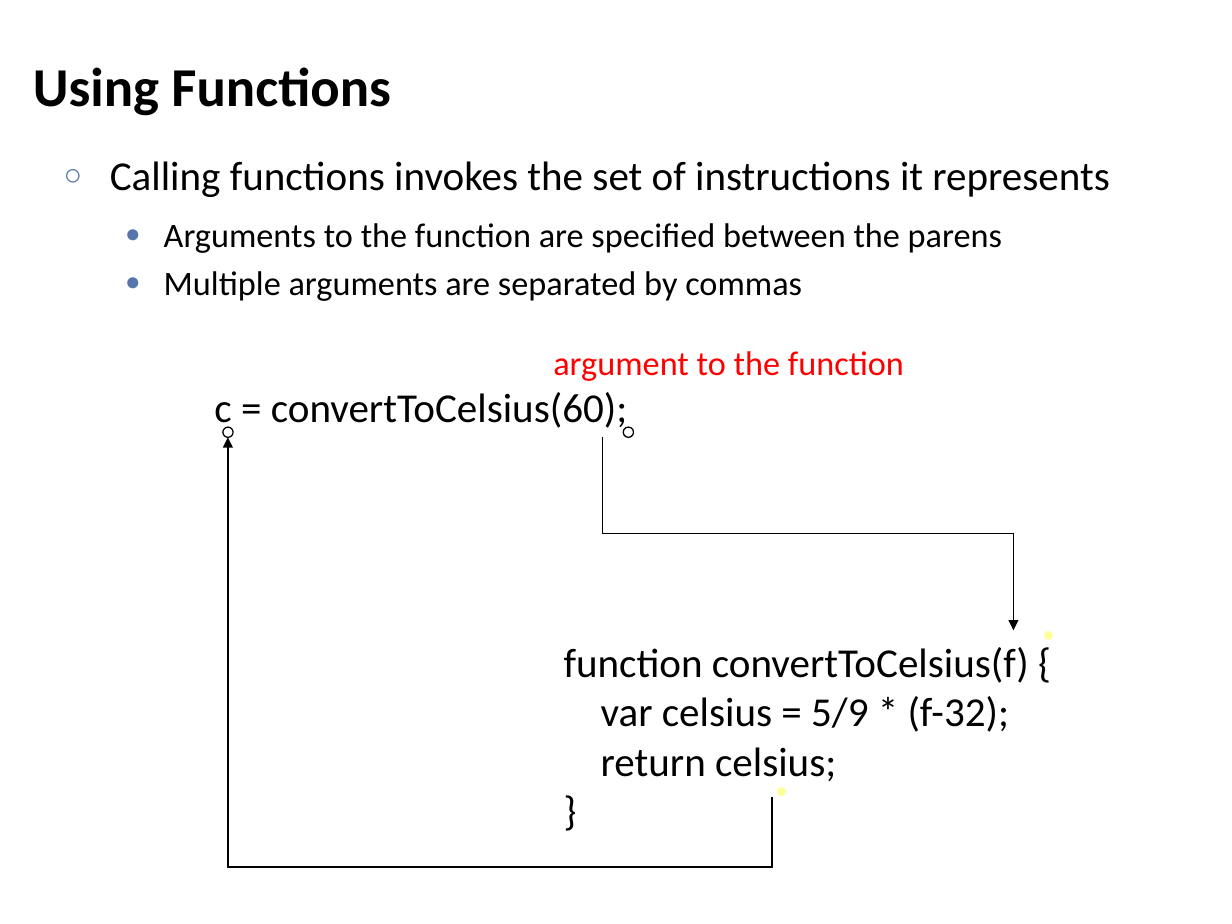
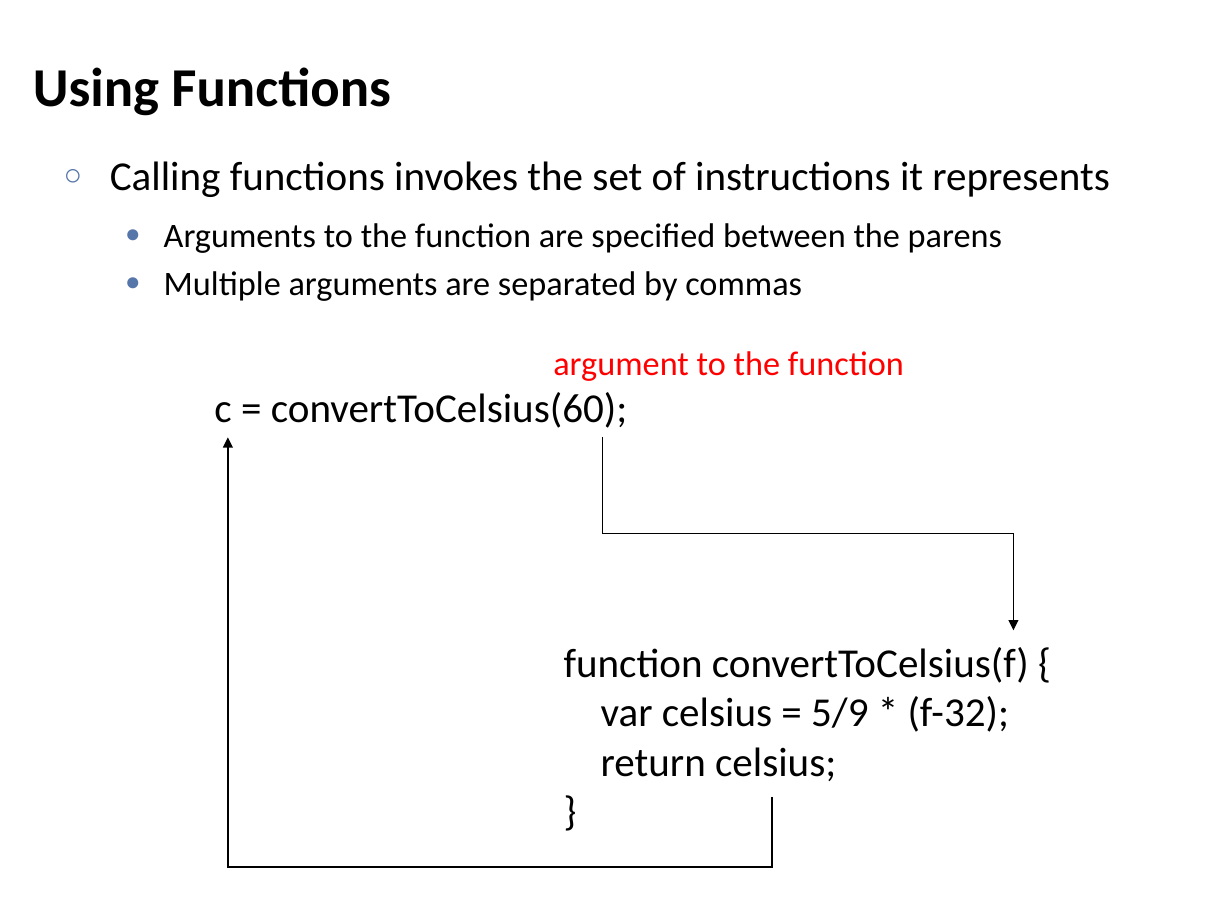
Before and after one commit to lintool/UMD-courses, a slide deck: slide 6 of slides/session05.pptx. Drawn at 1232x924 pixels with LibreOffice and Linux fonts; fonts in the diff are those of the drawing. Boxes give left, top, right and bottom in pixels: in the first picture for what was removed or moved away, otherwise in the second. Text is boxed around its words. In the diff, an @@ line names an element or a change of style, - is before the commit and + after.

Commit message:
Tweaked Session 5 slides, added SQL exercises for Session 6.

```diff
--- a/slides/session05.pptx
+++ b/slides/session05.pptx
@@ ellipse removed at (x1=223, y1=428, x2=233, y2=437) @@
@@ ellipse removed at (x1=623, y1=428, x2=633, y2=437) @@
@@ ellipse removed at (x1=1044, y1=631, x2=1053, y2=641) @@
@@ ellipse removed at (x1=776, y1=786, x2=786, y2=796) @@
```
Also in this commit, not shown: 3 other files.
